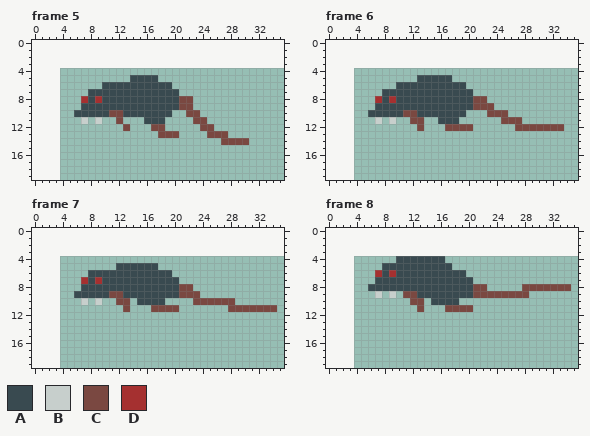
Edited in one commit: pixel-art file (aseprite/rat_jump.aseprite). The first picture shows the starting point.
32x16 pixels, 15 frames. Shown: frame 5, frame 6, frame 7, frame 8. The old version is drawn lined up with the new one, on the new canvas. The commit also changed other frames, which this record leaves out.
Palette (. is transparent): A #394a50  B #c7cfcc  C #7a4841  D #a53030
Pixels before, frame 5, first column x 6:
 5 ........AAAA.............
 6 ....AAAAAAAAAA...........
 7 ..AAAAAAAAAAAAA..........
 8 .DADAAAAAAAAAAACC........
 9 .AAAAAAAAAAAAAACC........
10 AAAAACCAAAAAAA..CC.......
11 .B.B..C...AAA....CC......
12 .......C...CC.....CC.....
13 ............CCC....CCC...
14 .....................CCCC
Pixels before, frame 6, first column x 6:
 5 .......AAAAA................
 6 ....AAAAAAAAAA..............
 7 ..AAAAAAAAAAAAA.............
 8 .DADAAAAAAAAAAACC...........
 9 .AAAAAAAAAAAAAACCC..........
10 AAAAACCAAAAAAA...CCC........
11 .B.B..CC..AAA......CCC......
12 .......C...CCCC......CCCCCCC
Pixels before, frame 7, first column x 6:
 5 ......AAAAAA.................
 6 ..AAAAAAAAAAAA...............
 7 .DADAAAAAAAAAAA..............
 8 .AAAAAAAAAAAAAACC............
 9 AAAAACCAAAAAAAACCC...........
10 .B.B..CC.AAAA....CCCCCC......
11 .......C...CCCC.......CCCCCCC
Pixels before, frame 8, first column x 6:
 4 ....AAAAAAA..................
 5 ..AAAAAAAAAA.................
 6 .DADAAAAAAAAAA...............
 7 .AAAAAAAAAAAAAA..............
 8 AAAAAAAAAAAAAAACC.....CCCCCCC
 9 .B.B.CCAAAAAAAACCCCCCCC......
10 ......CC.AAAA................
11 .......C...CCCC..............
The result:
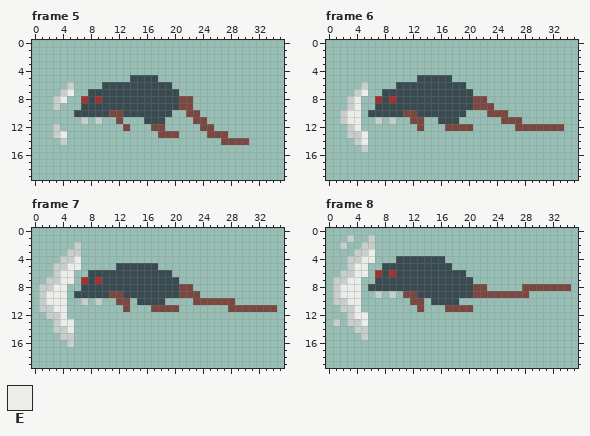
Colours new in this view: E #ebede9
Edits made:
canvas 32x16 -> 36x20, the old top-left corner now at 4,4
Changed rows in their new state; - is an unchanged pixel.
Frame 5:
first column x 3:
 6 --B
 7 -BE
 8 BE-
 9 B--
12 B--
13 BE-
14 -B-
Frame 6:
first column x 2:
 6 ---B
 7 --BE
 8 -BE-
 9 -BE-
10 BEE-
11 BEE-
12 -BE-
13 -BBE
14 --BE
15 ---B
Frame 7:
first column x 1:
 2 -----B
 3 ----BB
 4 ---BBE
 5 --BBEE
 6 --BEE-
 7 -BBEE-
 8 BBEE--
 9 BEEE--
10 BEEE--
11 BBEE--
12 -BBE--
13 --BEE-
14 --BBE-
15 ---BB-
16 ----B-
Frame 8:
first column x 1:
 1 --B--B
 2 -B--BB
 3 ---BBE
 4 --BBEE
 5 --BEE-
 6 -BBEE-
 7 BBEE--
 8 BEEE--
 9 BEEE--
10 BBEE--
11 -BBE--
12 --BEE-
13 B-BBE-
14 ---BB-
15 ----B-
Changed places in both pictures, as pixel boxes (x1, y1, x2, y2):
added: (53, 82, 74, 145)
added: (340, 82, 368, 152)
added: (39, 242, 81, 347)
added: (333, 235, 375, 340)
